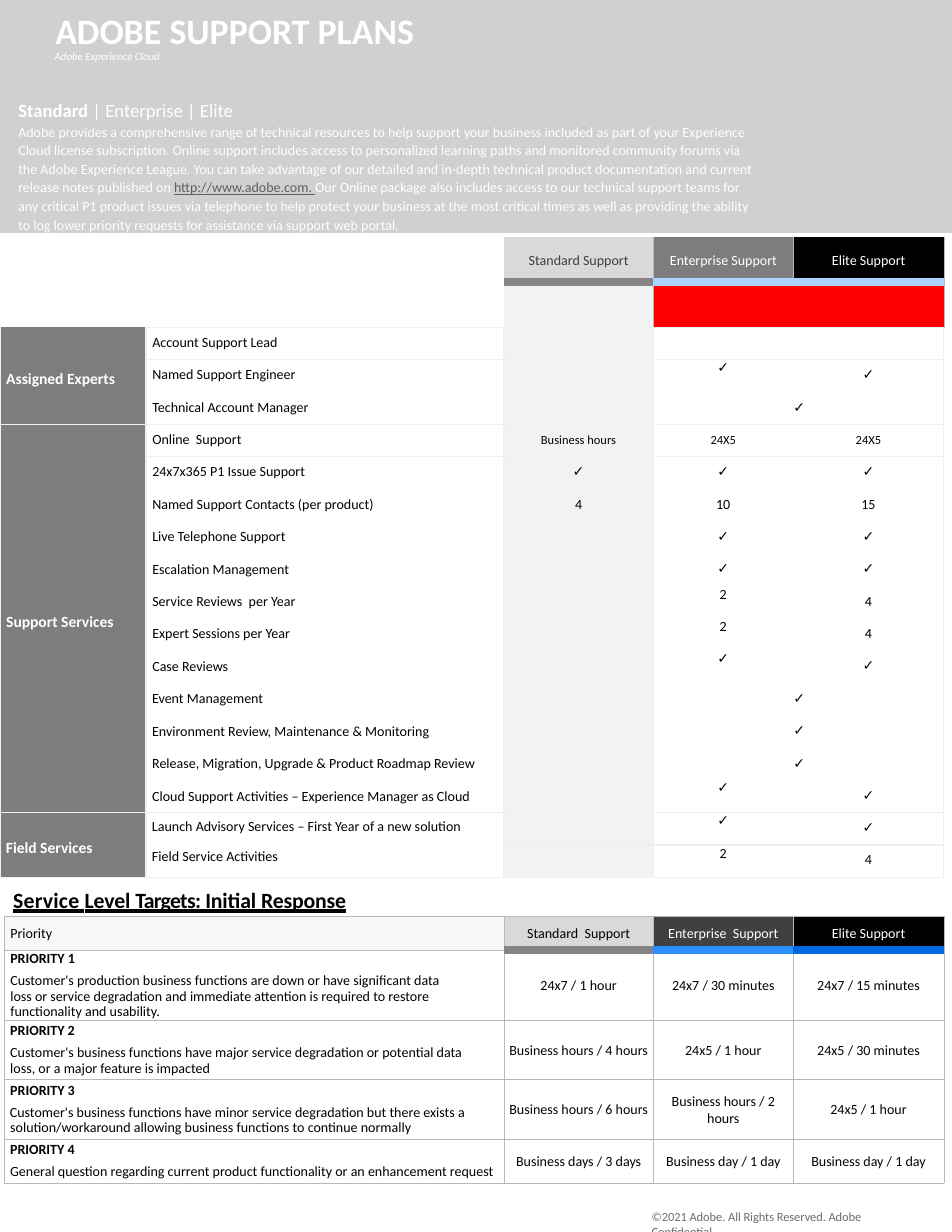
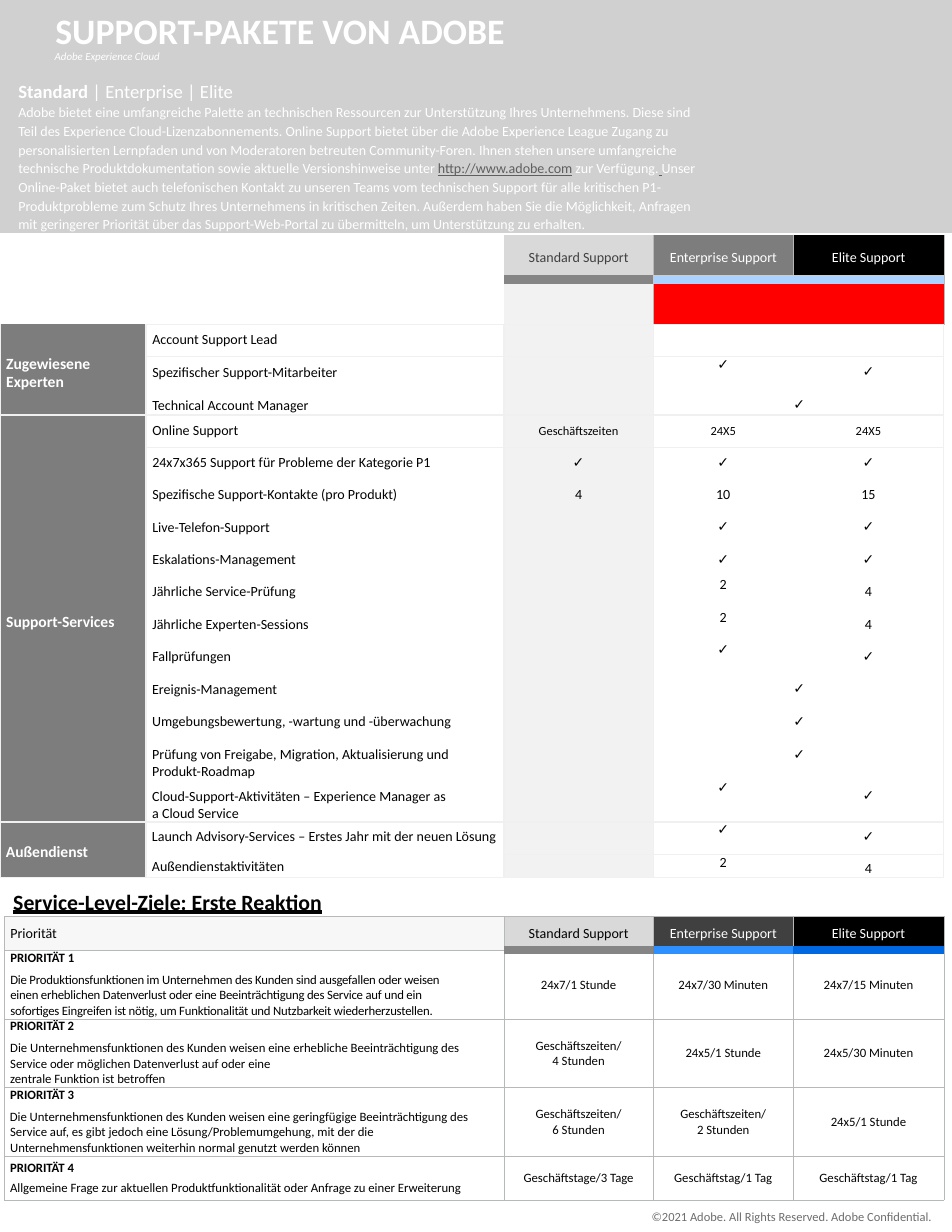
Before and after one commit to AdobeDocs/support-resources.de-DE, a slide deck: slide 1 of help/data-sheets/assets/StandardSupportDatasheet.pptx. Drawn at 952x1232 pixels with LibreOffice and Linux fonts; fonts in the diff are those of the drawing; grey boxes stand for pictures; background and template pictures are left out. Boxes give left, top, right and bottom in pixels: in the first picture for what was removed or moved away, otherwise in the second. Text is boxed around its words. In the diff, an @@ line names an element or a change of style, - is before the commit and + after.

```diff
--- a/help/data-sheets/assets/StandardSupportDatasheet.pptx
+++ b/help/data-sheets/assets/StandardSupportDatasheet.pptx
@@ title at (55,21,505,44): text changed @@
-ADOBE SUPPORT PLANS
+SUPPORT-PAKETE VON ADOBE
@@ text at (18,85,696,234): text changed @@
-Standard | Enterprise | Elite
-Adobe provides a comprehensive range of technical resources to help support your business included as part of your Experience Cloud license subscription. Online support includes access to personalized learning paths and monitored community forums via the Adobe Experience League. You can take advantage of our detailed and in-depth technical product documentation and current release notes published on http://www.adobe.com. Our Online package also includes access to our technical support teams for any critical P1 product issues via telephone to help protect your business at the most critical times as well as providing the ability to log lower priority requests for assistance via support web portal.
+Standard | Enterprise | Elite
+Adobe bietet eine umfangreiche Palette an technischen Ressourcen zur Unterstützung Ihres Unternehmens. Diese sind Teil des Experience Cloud-Lizenzabonnements. Online Support bietet über die Adobe Experience League Zugang zu personalisierten Lernpfaden und von Moderatoren betreuten Community-Foren. Ihnen stehen unsere umfangreiche technische Produktdokumentation sowie aktuelle Versionshinweise unter http://www.adobe.com zur Verfügung. Unser Online-Paket bietet auch telefonischen Kontakt zu unseren Teams vom technischen Support für alle kritischen P1-Produktprobleme zum Schutz Ihres Unternehmens in kritischen Zeiten. Außerdem haben Sie die Möglichkeit, Anfragen mit geringerer Priorität über das Support-Web-Portal zu übermitteln, um Unterstützung zu erhalten.
@@ table at (0,235,943,878) @@
-row 3, column 1: Assigned Experts
+row 3, column 1: Zugewiesene Experten
-row 4, column 2: Named Support Engineer
+row 4, column 2: Spezifischer Support-Mitarbeiter
-row 6, column 1: Support Services
+row 6, column 1: Support-Services
-row 6, column 3: Business hours
+row 6, column 3: Geschäftszeiten
-row 7, column 2: 24x7x365 P1 Issue Support
+row 7, column 2: 24x7x365 Support für Probleme der Kategorie P1
-row 8, column 2: Named Support Contacts (per product)
+row 8, column 2: Spezifische Support-Kontakte (pro Produkt)
-row 9, column 2: Live Telephone Support
+row 9, column 2: Live-Telefon-Support
-row 10, column 2: Escalation Management
+row 10, column 2: Eskalations-Management
-row 11, column 2: Service Reviews per Year
+row 11, column 2: Jährliche Service-Prüfung
-row 12, column 2: Expert Sessions per Year
+row 12, column 2: Jährliche Experten-Sessions
-row 13, column 2: Case Reviews
+row 13, column 2: Fallprüfungen
-row 14, column 2: Event Management
+row 14, column 2: Ereignis-Management
-row 15, column 2: Environment Review, Maintenance & Monitoring
+row 15, column 2: Umgebungsbewertung, -wartung und -überwachung
-row 16, column 2: Release, Migration, Upgrade & Product Roadmap Review
+row 16, column 2: Prüfung von Freigabe, Migration, Aktualisierung und Produkt-Roadmap
-row 17, column 2: Cloud Support Activities – Experience Manager as Cloud
+row 17, column 2: Cloud-Support-Aktivitäten – Experience Manager as a Cloud Service
-row 18, column 1: Field Services
+row 18, column 1: Außendienst
-row 18, column 2: Launch Advisory Services – First Year of a new solution / Field Service Activities
+row 18, column 2: Launch Advisory-Services – Erstes Jahr mit der neuen Lösung / Außendienstaktivitäten
@@ text at (13,894,321,914): text changed @@
-Service Level Targets: Initial Response
+Service-Level-Ziele: Erste Reaktion
@@ table at (4,916,943,1198) @@
-row 1, column 1: Priority
+row 1, column 1: Priorität
-row 2: PRIORITY 1 / Customer's production business functions are down or have significant data loss or service degradation and immediate attention is required to restore functionality and usability. | 24x7 / 1 hour | 24x7 / 30 minutes | 24x7 / 15 minutes
+row 2: PRIORITÄT 1 / Die Produktionsfunktionen im Unternehmen des Kunden sind ausgefallen oder weisen einen erheblichen Datenverlust oder eine Beeinträchtigung des Service auf und ein sofortiges Eingreifen ist nötig, um Funktionalität und Nutzbarkeit wiederherzustellen. | 24x7/1 Stunde | 24x7/30 Minuten | 24x7/15 Minuten
-row 3: PRIORITY 2 / Customer's business functions have major service degradation or potential data loss, or a major feature is impacted | Business hours / 4 hours | 24x5 / 1 hour | 24x5 / 30 minutes
+row 3: PRIORITÄT 2 / Die Unternehmensfunktionen des Kunden weisen eine erhebliche Beeinträchtigung des Service oder möglichen Datenverlust auf oder eine zentrale Funktion ist betroffen | Geschäftszeiten/ 4 Stunden | 24x5/1 Stunde | 24x5/30 Minuten
-row 4: PRIORITY 3 / Customer's business functions have minor service degradation but there exists a solution/workaround allowing business functions to continue normally | Business hours / 6 hours | Business hours / 2 hours | 24x5 / 1 hour
+row 4: PRIORITÄT 3 / Die Unternehmensfunktionen des Kunden weisen eine geringfügige Beeinträchtigung des Service auf, es gibt jedoch eine Lösung/Problemumgehung, mit der die Unternehmensfunktionen weiterhin normal genutzt werden können | Geschäftszeiten/ 6 Stunden | Geschäftszeiten/ 2 Stunden | 24x5/1 Stunde
-row 5: PRIORITY 4 / General question regarding current product functionality or an enhancement request | Business days / 3 days | Business day / 1 day | Business day / 1 day
+row 5: PRIORITÄT 4 / Allgemeine Frage zur aktuellen Produktfunktionalität oder Anfrage zu einer Erweiterung | Geschäftstage/3 Tage | Geschäftstag/1 Tag | Geschäftstag/1 Tag
@@ text "©2021 Adobe. All Rights Reserved. ..." at (652,1212,931,1223): letter spacing -0.1 to 0 pt @@
```
Also in this commit, not shown: 2 other slides changed, 7 other files.
